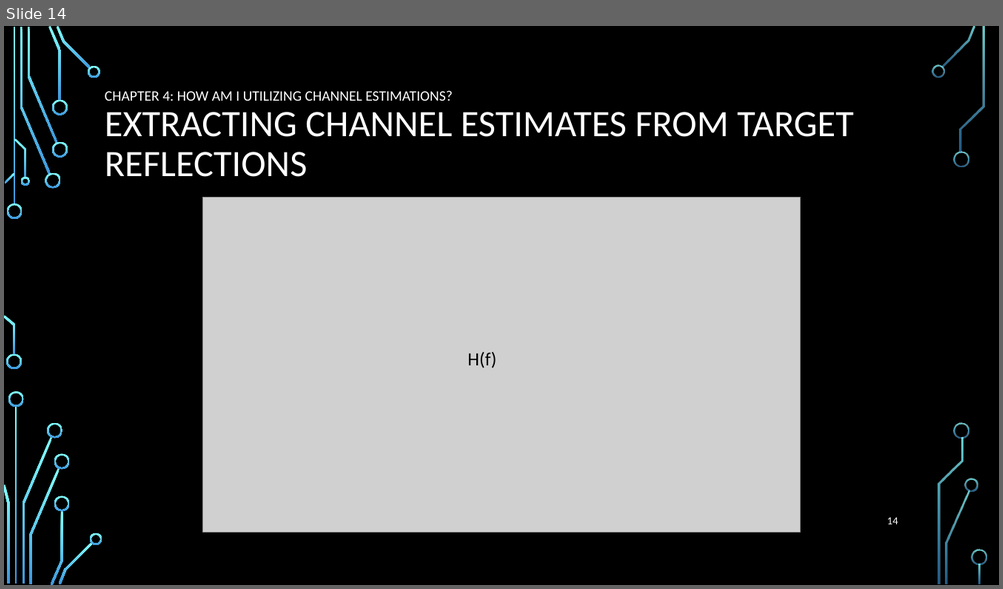
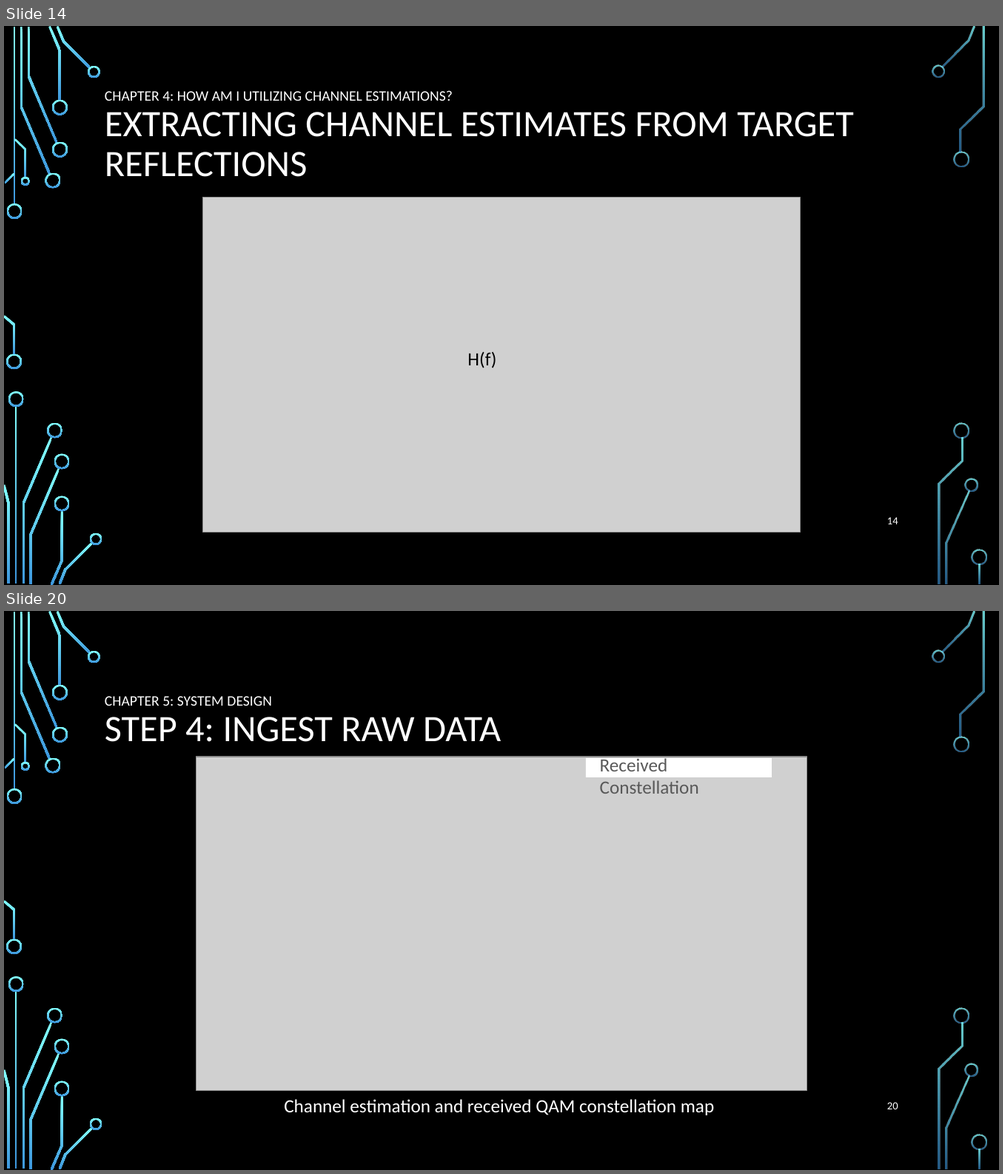
Before and after one commit to roryschram/masters, a slide deck: presentations/SARIG/sarig_rory_schram.pptx. Shown one above the other, each under a label of ours: slide 14 before the commit, slides 14 and 20 after it; the slides between them are not shown. The pictures are 1003x589 and 1003x1174 pixels, drawn with LibreOffice and Linux fonts; fonts in the diff are those of the drawing; grey boxes stand for pictures; background and template pictures are left out. Boxes give left, top, right and bottom in pixels: in the first picture for what was removed or moved away, otherwise in the second. Text is boxed around its words. In the diff, an @@ line names an element or a change of style, - is before the commit and + after.

```diff
--- a/presentations/SARIG/sarig_rory_schram.pptx
+++ b/presentations/SARIG/sarig_rory_schram.pptx
@@ slide 20 added at (4,611,999,1170), background picture (left out); not listed: 36 template elements that a slide beside it also shows @@
@@ title added at (105,696,501,742), 14 pt, text #FFFFFF @@
+CHAPTER 5: SYSTEM DESIGN
+STEP 4: INGEST RAW DATA
@@ picture added at (196,757,807,1091) @@
@@ rectangle added at (586,758,771,777), fill #FFFFFF @@
@@ text added at (600,757,699,794), 18 pt, text #595959 @@
+Received Constellation
@@ text added at (284,1099,714,1116), 18 pt, text #FFFFFF @@
+Channel estimation and received QAM constellation map
@@ page number added at (887,1102,898,1110), 10.5 pt, text #FFFFFF @@
+20
```
Also in this commit, not shown: 2 slides changed, 14 other slides added, 18 slides removed.
